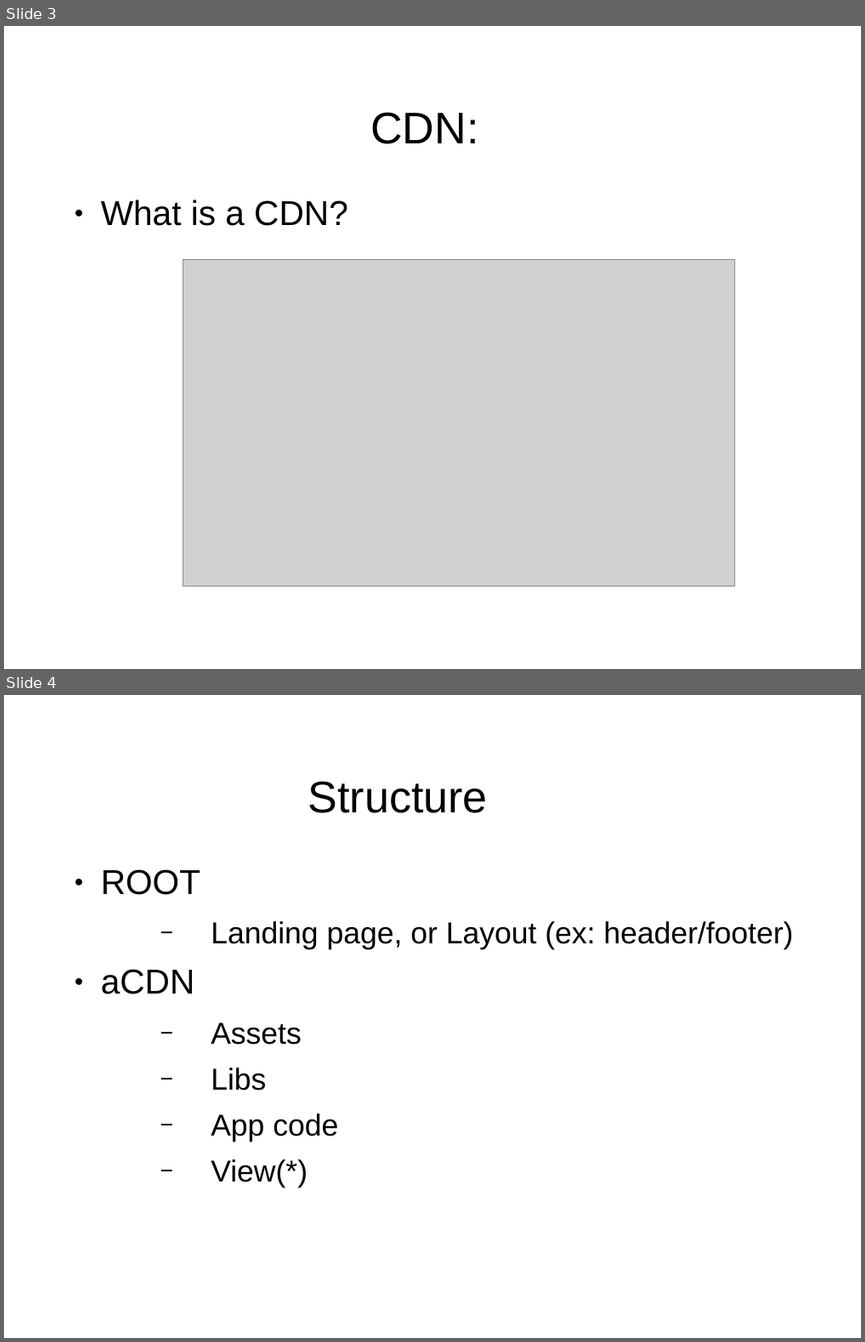
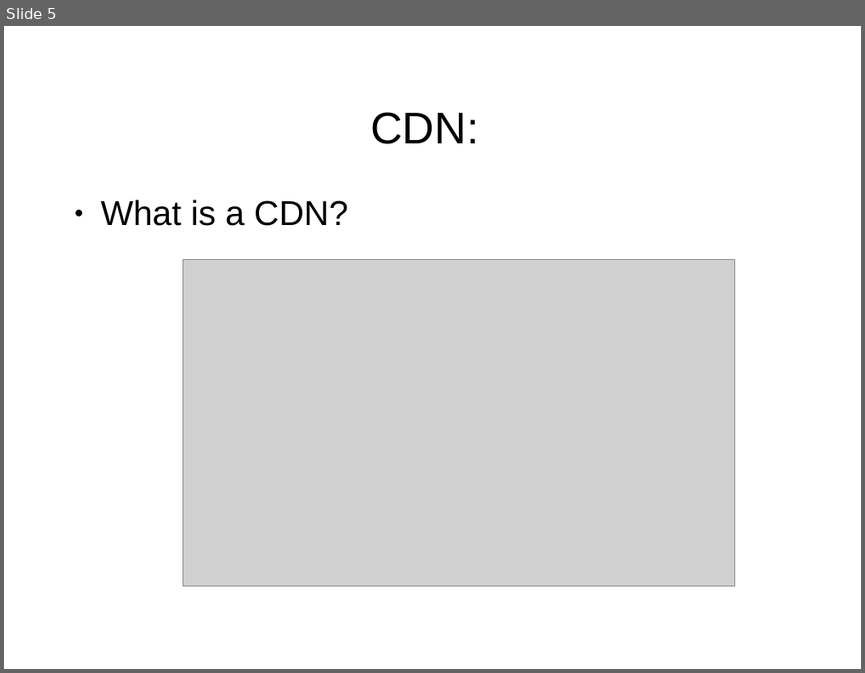
Before and after one commit to shawea/blueGrass, a slide deck: trainTheTrainer/short.odp. Shown one above the other, each under a label of ours: slides 3 and 4 before the commit, slide 5 after it. The pictures are 865x1342 and 865x673 pixels, drawn with LibreOffice and Linux fonts; fonts in the diff are those of the drawing; grey boxes stand for pictures; background and template pictures are left out. Boxes give left, top, right and bottom in pixels: in the first picture for what was removed or moved away, otherwise in the second. Text is boxed around its words. In the diff, an @@ line names an element or a change of style, - is before the commit and + after.

```diff
--- a/trainTheTrainer/short.odp
+++ b/trainTheTrainer/short.odp
@@ slide 4 removed at [4,695,861,1338], background picture (left out) @@
@@ title removed at [308,781,488,813] @@
-Structure
@@ text removed at [101,869,793,1188] @@
-● ROOT
-  − Landing page, or Layout (ex: header/footer)
-● aCDN
-  − Assets
-  − Libs
-  − App code
-  − View(*)
@@ what was slide 3 is now slide 5 @@
```
Also in this commit, not shown: 13 slides added, 9 other slides removed, 2 other files.
